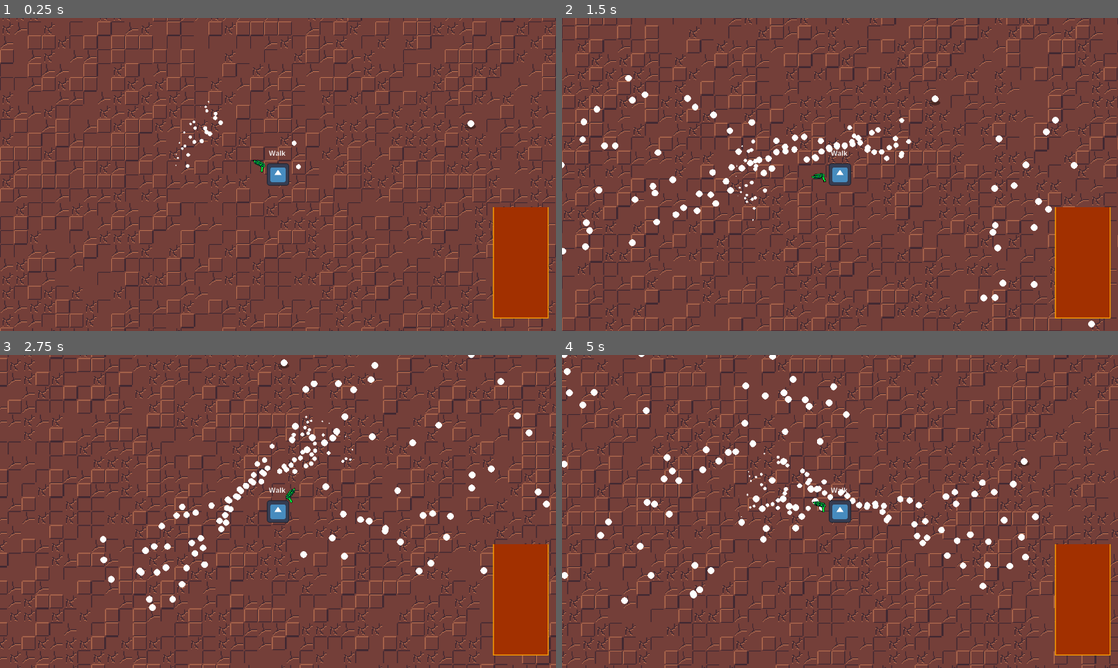
Above: before the commit, frames 1-4 (two rows, left to right).
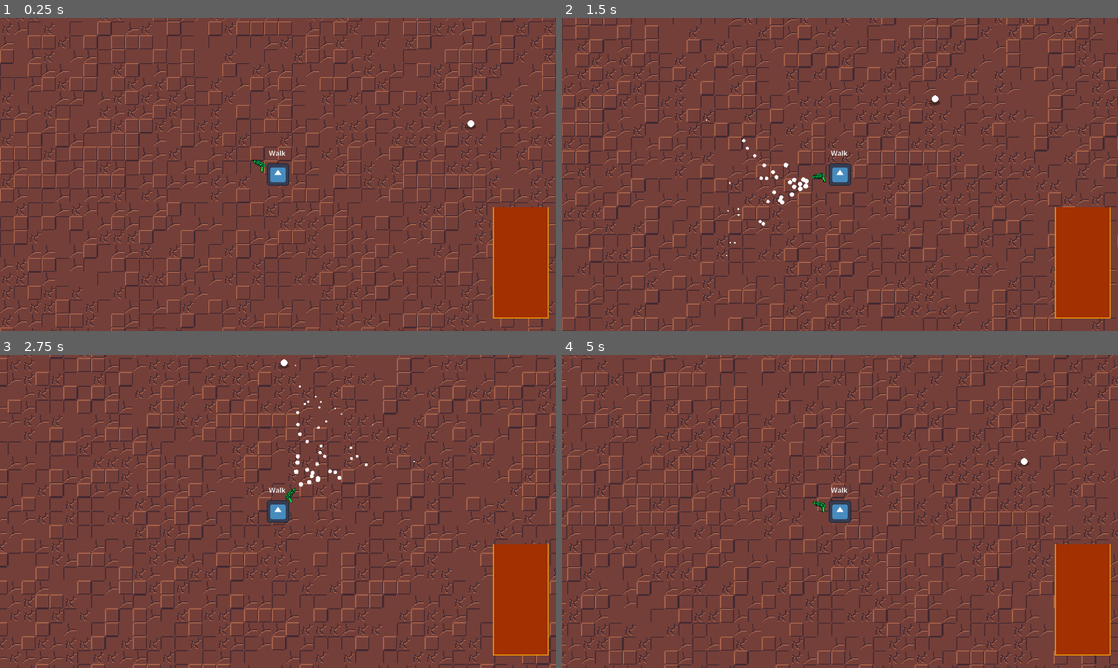
Above: after the commit, the same moments.

Repository: DinoStarBros/GWJ93Bounty
Game: Godot game, scene res://Screens/PrototypeScene/prototype_scene.tscn
Two runs of this game, one before a commit and one after it. Both use one fixed random seed, a clock stepped at 60 frames per second and the inputs below. The engine's default icon, where the game draws it, is replaced by a stand-in: a white triangle on a blue panel in a dark square.
Inputs (mouse positions are in pixels of both pictures, inside the frame that each line leads up to):
- Up to frame 1 (0.25 s): no input
- Up to frame 2 (1.5 s): move the mouse to (962, 158) at 0.52 s; hold D (Right) 0.53-1.28 s; hold Right mouse button (Suck) 0.53-1.28 s; move the mouse to (728, 190) at 1.27 s; hold S (Down) from 1.28 s (still down); right-click (728, 190) at 1.35 s
- Up to frame 3 (2.75 s): move the mouse to (333, 442) at 2.02 s; release S (Down) at 2.03 s; hold D (Right) from 2.03 s (still down); hold Right mouse button (Suck) from 2.03 s (still down)
- Up to frame 4 (5 s): move the mouse to (812, 574) at 2.77 s; release D (Right) at 2.78 s; release Right mouse button (Suck) at 2.78 s; hold W (Up) 2.78-3.53 s; right-click (812, 574) at 2.85 s; move the mouse to (1006, 558) at 3.52 s; hold Right mouse button (Suck) 3.53-4.28 s; hold A (Left) from 3.53 s (still down); move the mouse to (673, 464) at 4.27 s; right-click (673, 464) at 4.35 s

The runs differ from the first frame. In frame 1, 0.2% of the frame differs, in the area x 31-55%, y 26-49%; in frame 2, 2.2%; in frame 3, 2.2%; in frame 4, 2.3%, in the area x 0-86%, y 0-80%.

Commit message:
Suck particle effect & sfx is done

Diff:
--- a/Juices/SuckParticle/suck_particle.gd
+++ b/Juices/SuckParticle/suck_particle.gd
@@ -4,19 +4,28 @@
 var velocity : Vector2
 var dir : Vector2
 var suck_speed : float
-var desire_vel : Vector2
 var desire_scale : Vector2 = Vector2.ONE
 var destination : Vector2
 var dist_to_destination : float
+var destination_node : SuckEffect
 
 func _ready() -> void:
-	desire_vel = suck_speed * dir
 	scale = Vector2.ZERO
 
 func _physics_process(delta: float) -> void:
 	_move(delta)
-	velocity = lerp(velocity, desire_vel, 2.0 * delta)
-	scale = lerp(scale, desire_scale, 5.0 * delta)
+
+	destination = destination_node.global_position
+
+	dir = global_position.direction_to(destination)
+	velocity = suck_speed * dir
+
+	scale = lerp(scale, desire_scale, 3.0 * delta)
+
+	dist_to_destination = global_position.distance_to(destination)
+
+	if dist_to_destination <= 10:
+		queue_free()
 
 func _move(delta: float) -> void:
 	global_position += delta * velocity
--- a/Scenes/Blunderbuss/blunderbuss.gd
+++ b/Scenes/Blunderbuss/blunderbuss.gd
@@ -2,3 +2,27 @@
 class_name Blunderbuss
 
 @onready var sprite: Sprite2D = %PeaGun
+@onready var suck_effect: SuckEffect = %SuckEffect
+@onready var vac_loop: AudioStreamPlayer = %vacLoop
+
+var vacloop_desire_pitch : float = 0.01
+var vacloop_desire_vol : float = -80
+var sucking : bool = false:
+	set(value):
+		if sucking == value: return
+		sucking = value
+		if sucking:
+			vacloop_desire_pitch = 5
+			vacloop_desire_vol = -10
+		else:
+			vacloop_desire_pitch = 0.01
+			vacloop_desire_vol = -80
+
+func _input(event: InputEvent) -> void:
+	sucking = Input.is_action_pressed("Suck")
+
+func _physics_process(delta: float) -> void:
+	suck_effect.enable = sucking
+
+	vac_loop.pitch_scale = lerp(vac_loop.pitch_scale, vacloop_desire_pitch, 6.0 * delta)
+	#vac_loop.volume_db = lerp(vac_loop.volume_db, vacloop_desire_vol, 3.0 * delta)
--- a/Scenes/Blunderbuss/blunderbuss.tscn
+++ b/Scenes/Blunderbuss/blunderbuss.tscn
@@ -3,6 +3,45 @@
 [ext_resource type="Script" uid="uid://ce7nwccdvxrp3" path="res://Scenes/Blunderbuss/blunderbuss.gd" id="1_1n76p"]
 [ext_resource type="Texture2D" uid="uid://dpjad0so3ay4a" path="res://Art/Placeholder/PeaGun.png" id="2_ue752"]
 [ext_resource type="PackedScene" uid="uid://cj86w7obfjjrm" path="res://Scenes/SuckEffect/suck_effect.tscn" id="3_iba4p"]
+[ext_resource type="AudioStream" uid="uid://cdee4eqki2ygj" path="res://Audio/BussSFX/vacStart.wav" id="4_rc6mt"]
+[ext_resource type="AudioStream" uid="uid://cjl6lj7qlftpv" path="res://Audio/BussSFX/vacLoop.wav" id="5_l0cpo"]
+
+[sub_resource type="Animation" id="Animation_l0cpo"]
+length = 0.001
+
+[sub_resource type="Animation" id="Animation_rc6mt"]
+resource_name = "a"
+length = 2.0
+tracks/0/type = "value"
+tracks/0/imported = false
+tracks/0/enabled = true
+tracks/0/path = NodePath("SFX/vacStart:playing")
+tracks/0/interp = 1
+tracks/0/loop_wrap = true
+tracks/0/keys = {
+"times": PackedFloat32Array(0),
+"transitions": PackedFloat32Array(1),
+"update": 1,
+"values": [true]
+}
+tracks/1/type = "value"
+tracks/1/imported = false
+tracks/1/enabled = true
+tracks/1/path = NodePath("SFX/vacLoop:playing")
+tracks/1/interp = 1
+tracks/1/loop_wrap = true
+tracks/1/keys = {
+"times": PackedFloat32Array(0, 0.53333336),
+"transitions": PackedFloat32Array(1, 1),
+"update": 1,
+"values": [false, true]
+}
+
+[sub_resource type="AnimationLibrary" id="AnimationLibrary_l0cpo"]
+_data = {
+&"RESET": SubResource("Animation_l0cpo"),
+&"a": SubResource("Animation_rc6mt")
+}
 
 [node name="Blunderbuss" type="Node2D" unique_id=1936563938]
 script = ExtResource("1_1n76p")
@@ -17,3 +56,24 @@
 position = Vector2(66, -4)
 
 [node name="SuckEffect" parent="GunTip" unique_id=52156417 instance=ExtResource("3_iba4p")]
+unique_name_in_owner = true
+
+[node name="SFX" type="Node" parent="." unique_id=1552657236]
+
+[node name="vacStart" type="AudioStreamPlayer" parent="SFX" unique_id=82255640]
+unique_name_in_owner = true
+stream = ExtResource("4_rc6mt")
+volume_db = -5.0
+pitch_scale = 2.0
+bus = &"SFX"
+
+[node name="vacLoop" type="AudioStreamPlayer" parent="SFX" unique_id=1065321671]
+unique_name_in_owner = true
+stream = ExtResource("5_l0cpo")
+volume_db = -15.0
+pitch_scale = 0.01
+autoplay = true
+bus = &"SFX"
+
+[node name="AnimationPlayer" type="AnimationPlayer" parent="." unique_id=386155903]
+libraries/ = SubResource("AnimationLibrary_l0cpo")
--- a/Scenes/SuckEffect/suck_effect.gd
+++ b/Scenes/SuckEffect/suck_effect.gd
@@ -3,27 +3,29 @@
 
 @onready var suck_particle_start_x: Marker2D = %SuckParticleStartX
 
-var rot : float
-var suck_speed : float = 1500
+var suck_speed : float = 750
+var particle_amnt : int = 2
+var enable: bool = false
 
-const suck_range : float = 175
-const suck_circ : float = PI/6 ## suck_circumference
+const suck_range : float = 250
+const suck_spread : float = 200
+
+func _ready() -> void:
+	pass
 
 func _process(delta: float) -> void:
-	for n in 2:
-		_spawn_suck_particle()
-	rot = owner.get_parent().rotation
+	if enable:
+		for n in particle_amnt:
+			_spawn_suck_particle()
 
 func _spawn_suck_particle() -> void:
 	var suck_particle : SuckParticle = References.juices["suck_particle"].instantiate()
-	var randrot : float = rot + randf_range(-suck_circ, suck_circ)
 
 	suck_particle.suck_speed = suck_speed
-	suck_particle.dir.x = -cos(randrot)
-	suck_particle.dir.y = -sin(randrot)
+	suck_particle.destination = global_position
+	suck_particle.destination_node = self
 
-	Global.projectiles_parent.add_child(suck_particle)
+	add_child(suck_particle)
 
-	suck_particle.global_position = Vector2(
-		cos(randrot), sin(randrot)
-	) * suck_range + global_position
+	suck_particle.position.x = suck_range
+	suck_particle.position.y = randf_range(-suck_spread, suck_spread)
--- /dev/null
+++ b/default_bus_layout.tres
@@ -0,0 +1,15 @@
+[gd_resource type="AudioBusLayout" format=3 uid="uid://do256ifylt14t"]
+
+[resource]
+bus/1/name = &"Music"
+bus/1/solo = false
+bus/1/mute = false
+bus/1/bypass_fx = false
+bus/1/volume_db = 0.0
+bus/1/send = &"Master"
+bus/2/name = &"SFX"
+bus/2/solo = false
+bus/2/mute = false
+bus/2/bypass_fx = false
+bus/2/volume_db = 0.0
+bus/2/send = &"Master"
Not shown, added: Audio/BussSFX/vacLoop.wav.import
Not shown, added: Audio/BussSFX/vacStart.wav.import
Not shown, added: Audio/BussSFX/vacLoop.wav
Not shown, added: Audio/BussSFX/vacStart.wav
Not shown, added: Juices/SuckParticle/suck_particle.tscn9550546745.tmp
